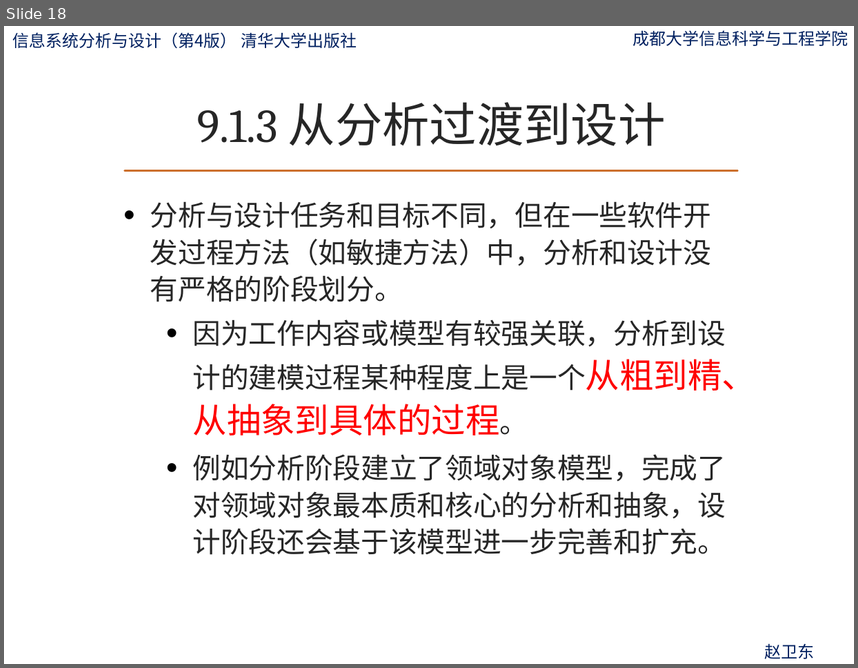
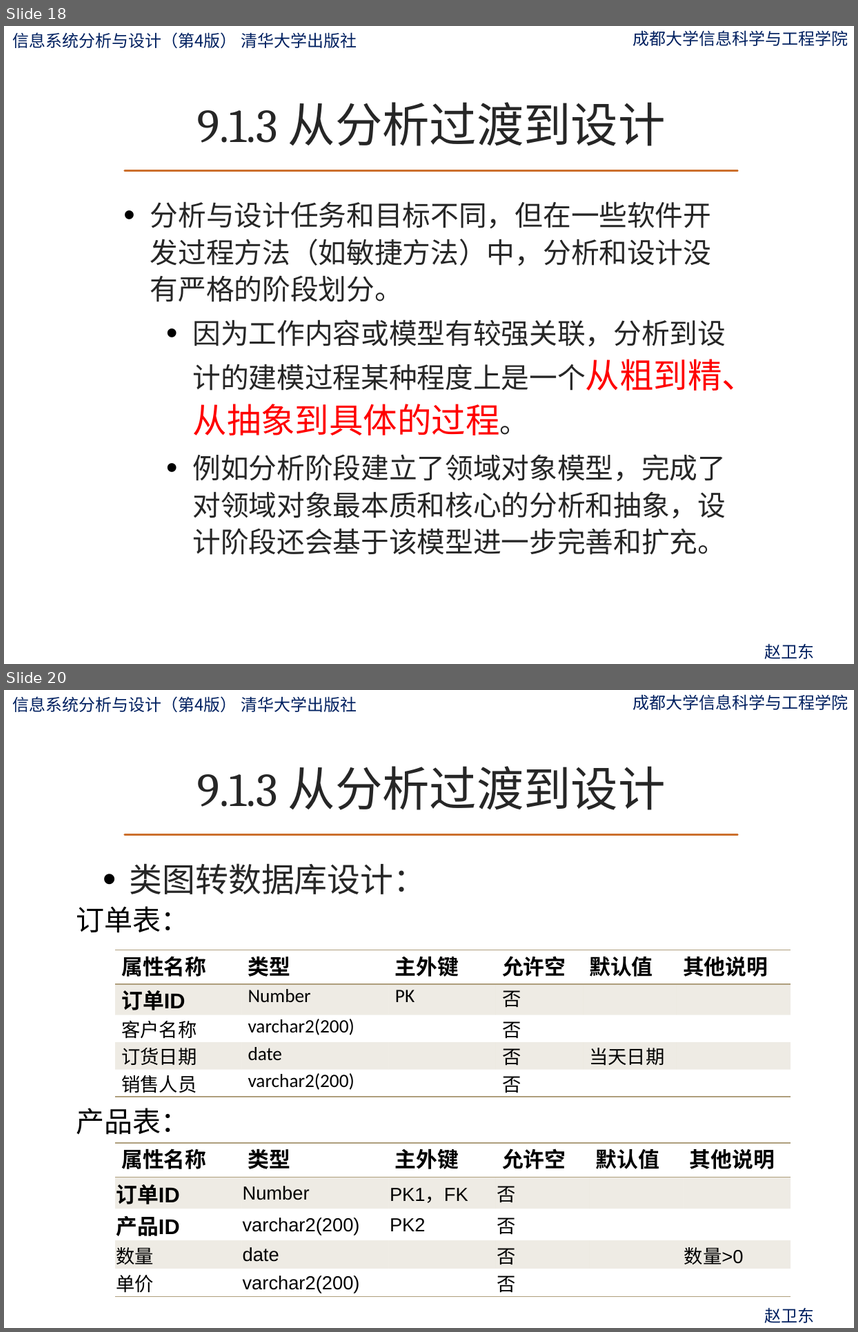
Before and after one commit to ylfagh/is_analysis-1, a slide deck: ppt/第9章-系统设计概述.pptx. Shown one above the other, each under a label of ours: slide 18 before the commit, slides 18 and 20 after it; the slides between them are not shown. The pictures are 858x668 and 858x1332 pixels, drawn with LibreOffice and Linux fonts; fonts in the diff are those of the drawing; background and template pictures are left out. Boxes give left, top, right and bottom in pixels: in the first picture for what was removed or moved away, otherwise in the second. Text is boxed around its words. In the diff, an @@ line names an element or a change of style, - is before the commit and + after.

Commit message:
version2

```diff
--- a/ppt/第9章-系统设计概述.pptx
+++ b/ppt/第9章-系统设计概述.pptx
@@ slide 20 added at (x1=4, y1=690, x2=854, y2=1328), background picture (left out); not listed: 4 template elements that a slide beside it also shows @@
@@ title added at (x1=197, y1=766, x2=666, y2=810), 40 pt, text #262626 @@
+9.1.3 从分析过渡到设计
@@ text added at (x1=130, y1=863, x2=427, y2=894), 28 pt, text #262626 @@
+• 类图转数据库设计：
@@ text added at (x1=76, y1=906, x2=189, y2=933), 24 pt, text #000000 @@
+订单表：
@@ table added at (x1=115, y1=950, x2=791, y2=1096), 5 rows, 6 columns @@
+属性名称 | 类型 | 主外键 | 允许空 | 默认值 | 其他说明
+订单ID | Number | PK | 否 |  | 
+客户名称 | varchar2(200) |  | 否 |  | 
+订货日期 | date |  | 否 | 当天日期 | 
+销售人员 | varchar2(200) |  | 否 |  | 
@@ text added at (x1=76, y1=1107, x2=189, y2=1134), 24 pt, text #000000 @@
+产品表：
@@ table added at (x1=115, y1=1142, x2=791, y2=1296), 5 rows, 6 columns @@
+属性名称 | 类型 | 主外键 | 允许空 | 默认值 | 其他说明
+订单ID | Number | PK1，FK | 否 |  | 
+产品ID | varchar2(200) | PK2 | 否 |  | 
+数量 | date |  | 否 |  | 数量>0
+单价 | varchar2(200) |  | 否 |  | 
```
Also in this commit, not shown: 1 other slide added.
